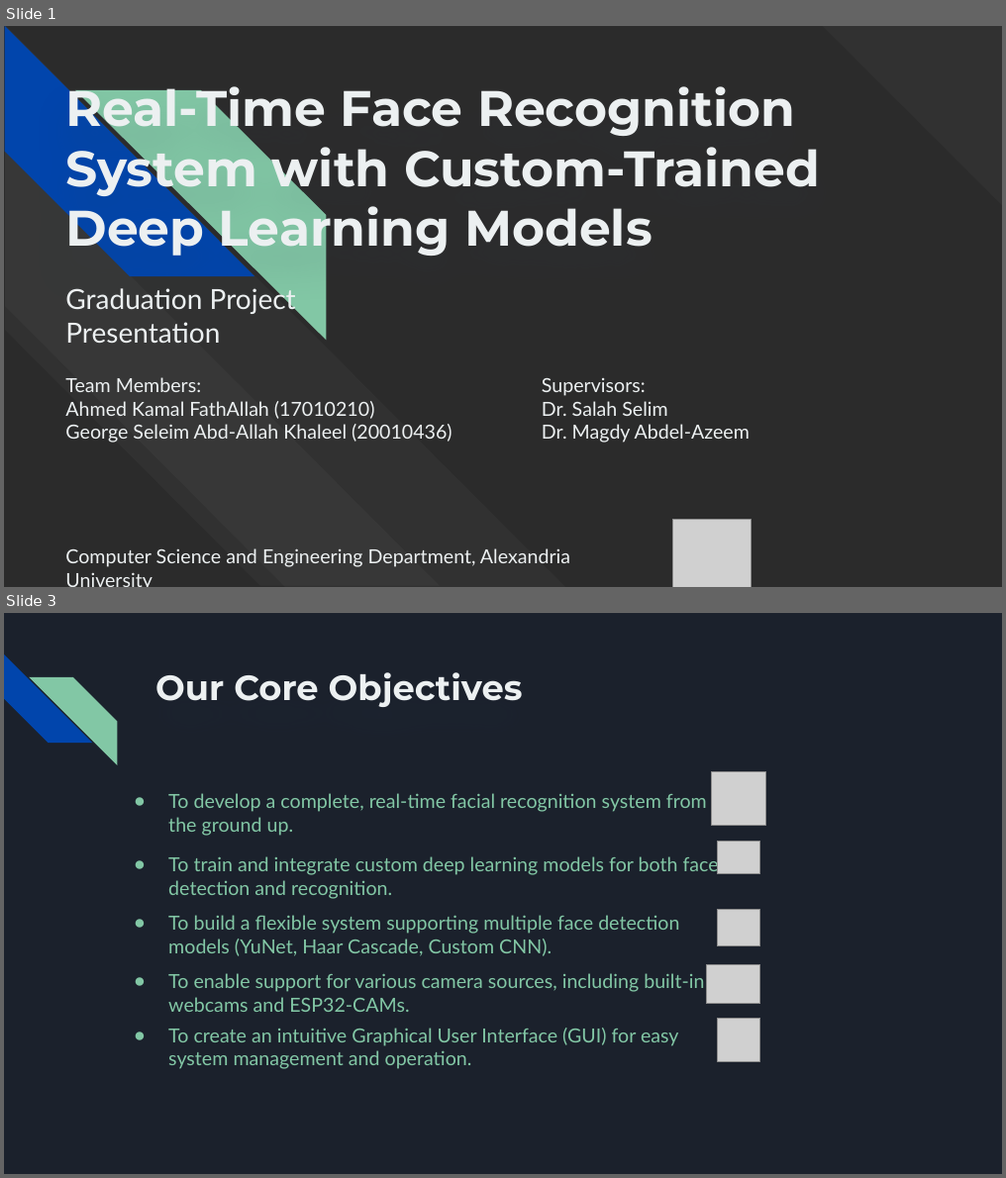
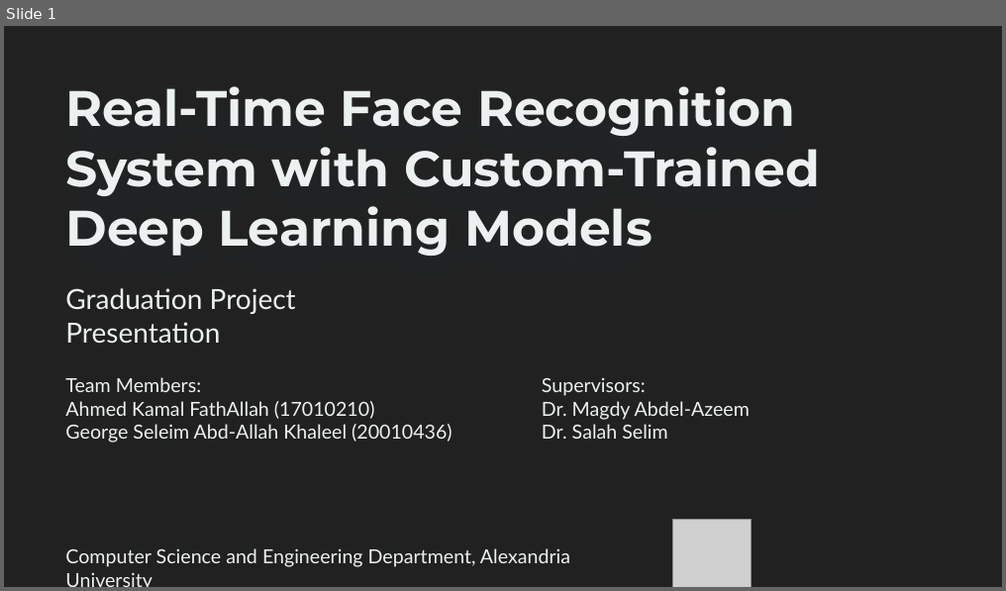
Before and after one commit to AhmedKamal75/Graduation_Project, a slide deck: Real-Time Face Recognition System with Custom-Trained Deep Learning Models.pptx. Shown one above the other, each under a label of ours: slides 1 and 3 before the commit, slide 1 after it; the slides between them are not shown. The pictures are 1006x1178 and 1006x591 pixels, drawn with LibreOffice and Linux fonts; fonts in the diff are those of the drawing; grey boxes stand for pictures; background and template pictures are left out; a plain dark background stands for a picture behind light text. Boxes give left, top, right and bottom in pixels: in the first picture for what was removed or moved away, otherwise in the second. Text is boxed around its words. In the diff, an @@ line names an element or a change of style, - is before the commit and + after.

```diff
--- a/Real-Time Face Recognition System with Custom-Trained Deep Learning Models.pptx
+++ b/Real-Time Face Recognition System with Custom-Trained Deep Learning Models.pptx
@@ slide 3 removed at (4, 613, 1002, 1174), background #1B212C @@
@@ diag stripe removed at (4, 655, 92, 743) @@
@@ diag stripe removed at (29, 677, 117, 764) @@
@@ title removed at (155, 672, 523, 707) @@
-Our Core Objectives
@@ picture removed at (712, 771, 765, 826) @@
@@ text removed at (168, 793, 707, 836) @@
-● To develop a complete, real-time facial recognition system from the ground up.
@@ picture removed at (717, 842, 760, 874) @@
@@ text removed at (168, 855, 719, 899) @@
-● To train and integrate custom deep learning models for both face detection and recognition.
@@ text removed at (168, 915, 679, 957) @@
-● To build a flexible system supporting multiple face detection models (YuNet, Haar Cascade, Custom CNN).
@@ picture removed at (717, 910, 760, 947) @@
@@ picture removed at (707, 965, 760, 1004) @@
@@ text removed at (168, 973, 704, 1012) @@
-● To enable support for various camera sources, including built-in webcams and ESP32-CAMs.
@@ text removed at (168, 1028, 679, 1069) @@
-● To create an intuitive Graphical User Interface (GUI) for easy system management and operation.
@@ picture removed at (717, 1018, 760, 1062) @@
@@ slide 1 changed as well @@
@@ background picture (left out) to #212121 @@
@@ diag stripe removed at (823, 26, 1002, 205) @@
@@ group removed at (4, 27, 566, 586): 4 diag stripes @@
@@ text at (542, 401, 749, 420): paragraph added @@
+Dr. Magdy Abdel-Azeem
@@ text at (542, 424, 749, 443): paragraph removed @@
-Dr. Magdy Abdel-Azeem
```
Also in this commit, not shown: 10 other slides changed, 11 slides added, 5 other slides removed, 5 other files.
